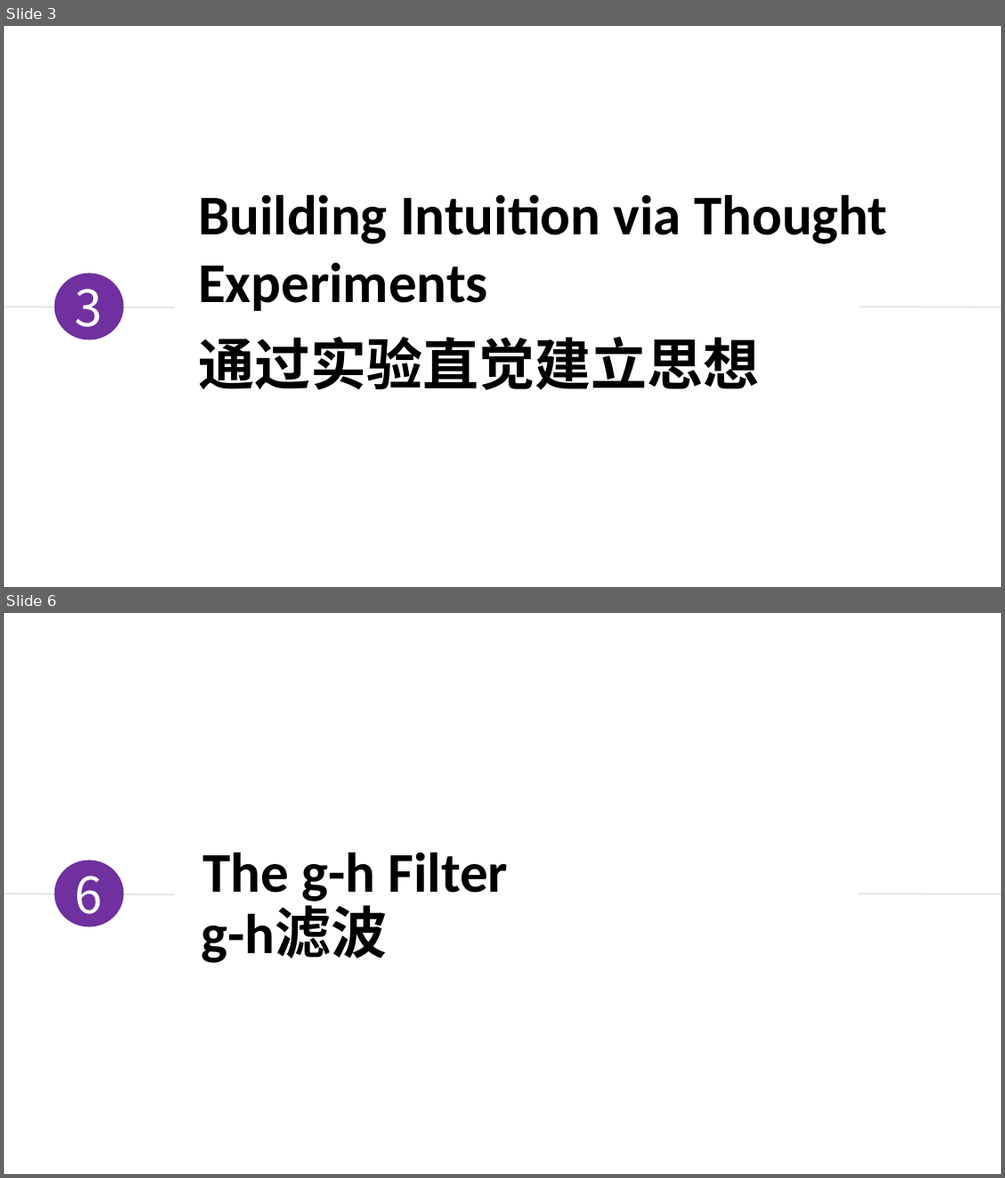
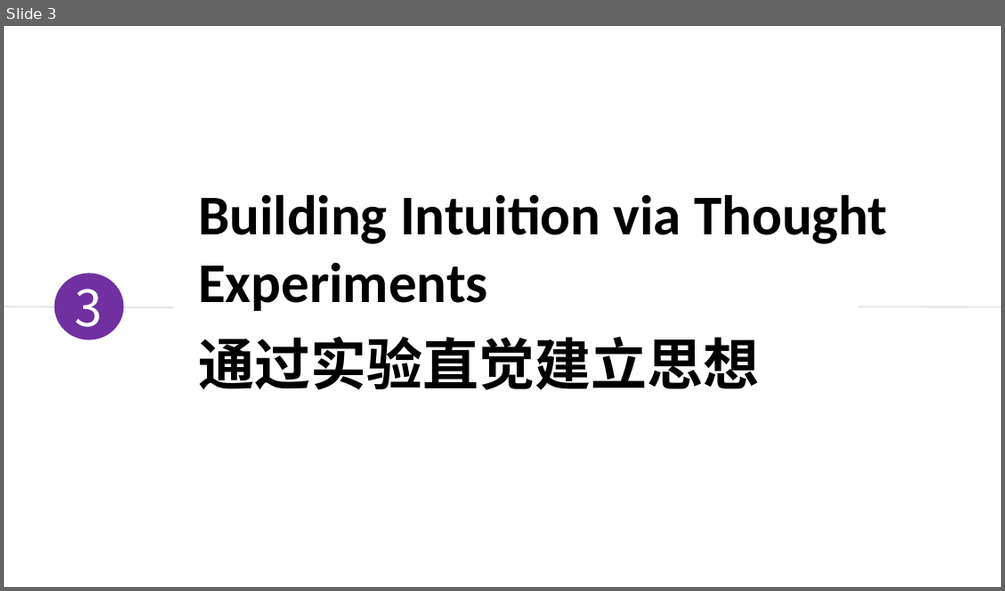
Before and after one commit to duyongquan/LTSLAM, a slide deck: docs/pptx/VINS/08-VINS-前端和特征点管理.pptx. Shown one above the other, each under a label of ours: slides 3 and 6 before the commit, slide 3 after it; the slides between them are not shown. The pictures are 1005x1178 and 1005x591 pixels, drawn with LibreOffice and Linux fonts; fonts in the diff are those of the drawing. Boxes give left, top, right and bottom in pixels: in the first picture for what was removed or moved away, otherwise in the second. Text is boxed around its words. In the diff, an @@ line names an element or a change of style, - is before the commit and + after.

```diff
--- a/docs/pptx/VINS/08-VINS-前端和特征点管理.pptx
+++ b/docs/pptx/VINS/08-VINS-前端和特征点管理.pptx
@@ slide 6 removed at [4,613,1001,1174], background #FFFFFF @@
@@ text removed at [202,852,508,906] @@
-The g-h Filter
@@ ellipse removed at [54,860,123,926] @@
-6
@@ line removed from (4, 893) to (174, 895) @@
@@ line removed from (858, 893) to (1001, 894) @@
@@ text removed at [202,907,388,963] @@
-g-h滤波
```
Also in this commit, not shown: 3 slides added, 24 other slides removed, 5 other files.
